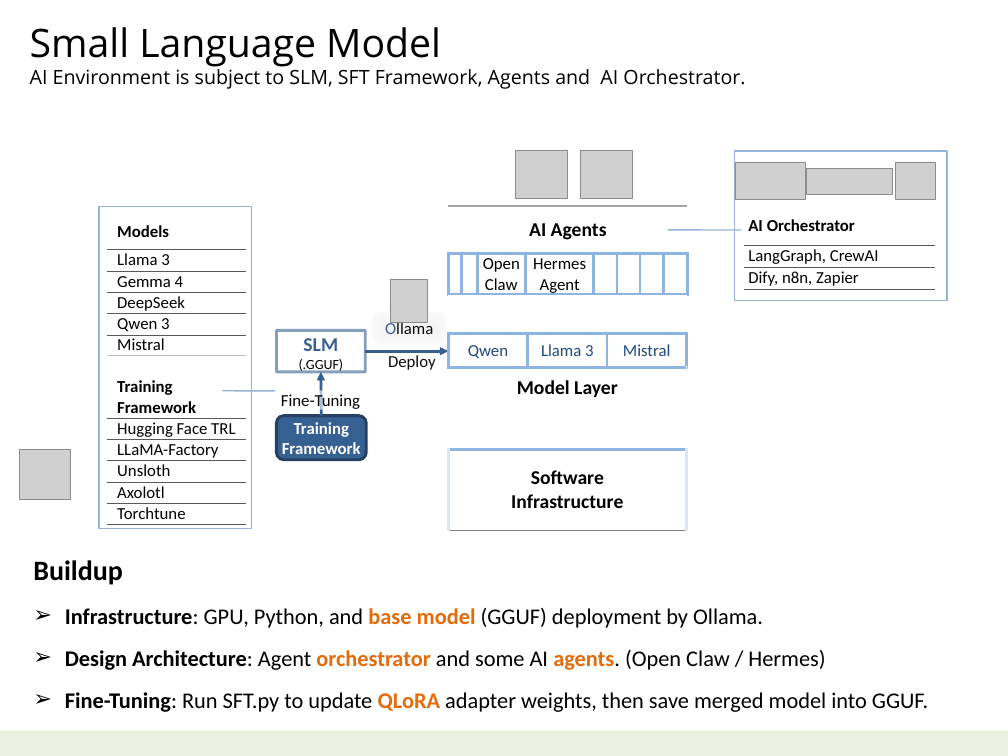
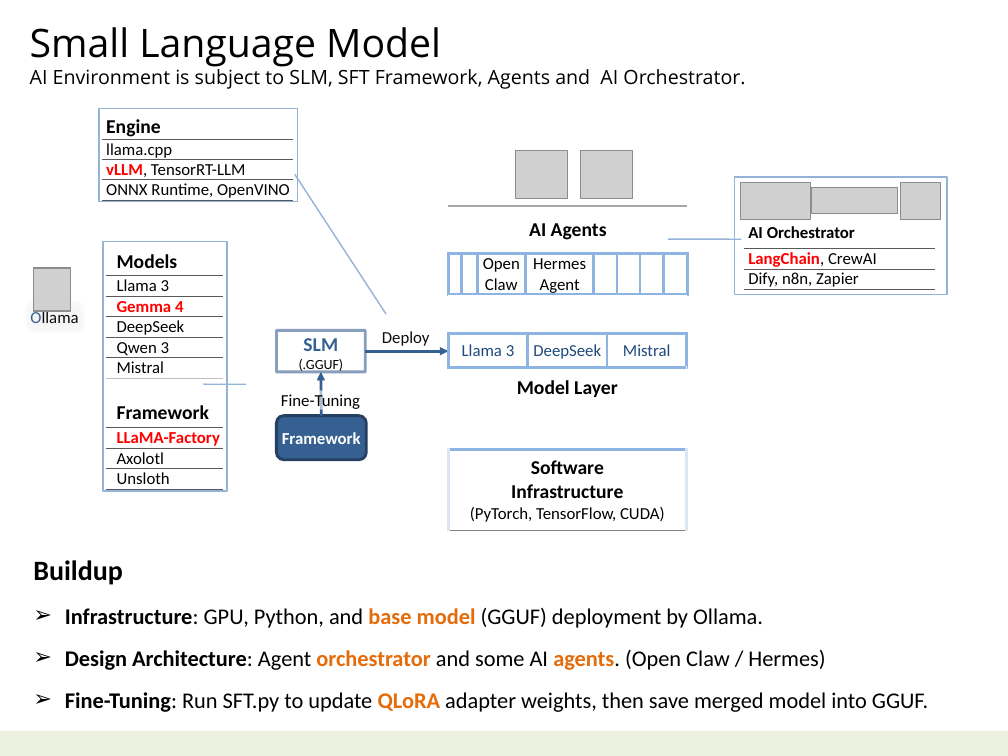
Before and after one commit to navibator/crazy-ai, a slide deck: slide 6 of ai-gemma.pptx. Drawn at 1008x756 pixels with LibreOffice and Linux fonts; fonts in the diff are those of the drawing; grey boxes stand for pictures. Boxes give left, top, right and bottom in pixels: in the first picture for what was removed or moved away, otherwise in the second. Text is boxed around its words. In the diff, an @@ line names an element or a change of style, - is before the commit and + after.

```diff
--- a/ai-gemma.pptx
+++ b/ai-gemma.pptx
@@ border callout added at [99, 109, 297, 202], outline #95B3D7 1 pt @@
@@ table added at [102, 114, 292, 202], 4 rows, 1 columns @@
+Engine
+llama.cpp
+vLLM, TensorRT-LLM
+ONNX Runtime, OpenVINO
@@ border callout: place and size @@
-border callout at [735, 151, 948, 300]
+border callout at [735, 177, 948, 295]
@@ 3 pictures: place and size @@
-3 pictures at [736, 162, 935, 200]
+3 pictures at [741, 182, 940, 220]
@@ table at [744, 217, 935, 291] @@
-row 2, column 1: LangGraph, CrewAI
+row 2, column 1: LangChain, CrewAI
@@ table: place and size @@
-table at [744, 206, 935, 290]
+table at [744, 217, 935, 291]
@@ picture: place and size @@
-picture at [390, 279, 427, 323]
+picture at [33, 268, 71, 311]
@@ border callout: place and size @@
-border callout at [99, 207, 251, 529]
+border callout at [103, 241, 227, 491]
@@ table at [107, 248, 224, 488] @@
-row 8: Training / Framework
-row 9: Hugging Face TRL
+row 8: Framework
+row 10: Axolotl
-row 12: Axolotl
-row 13: Torchtune
@@ table: place and size @@
-table at [107, 215, 246, 524]
+table at [107, 248, 224, 488]
@@ table at [449, 295, 687, 530] @@
-row 2, column 1: Qwen
+row 2, column 1: Llama 3
-row 2, column 2: Llama 3
+row 2, column 2: DeepSeek
-row 4, column 1: Software / Infrastructure
+row 4, column 1: Software / Infrastructure / (PyTorch, TensorFlow, CUDA)
@@ rectangle "Ollama": place and size @@
-rectangle "Ollama" at [375, 314, 445, 342]
+rectangle "Ollama" at [28, 303, 82, 331]
@@ text "Deploy": place and size @@
-text "Deploy" at [388, 355, 436, 370]
+text "Deploy" at [382, 331, 430, 346]
@@ text in rounded rectangle at [294, 422, 349, 437]: paragraph removed @@
-Training
@@ picture removed at [20, 450, 71, 500] @@
```
Also in this commit, not shown: 2 slides added, 3 slides removed, 1 other file.
